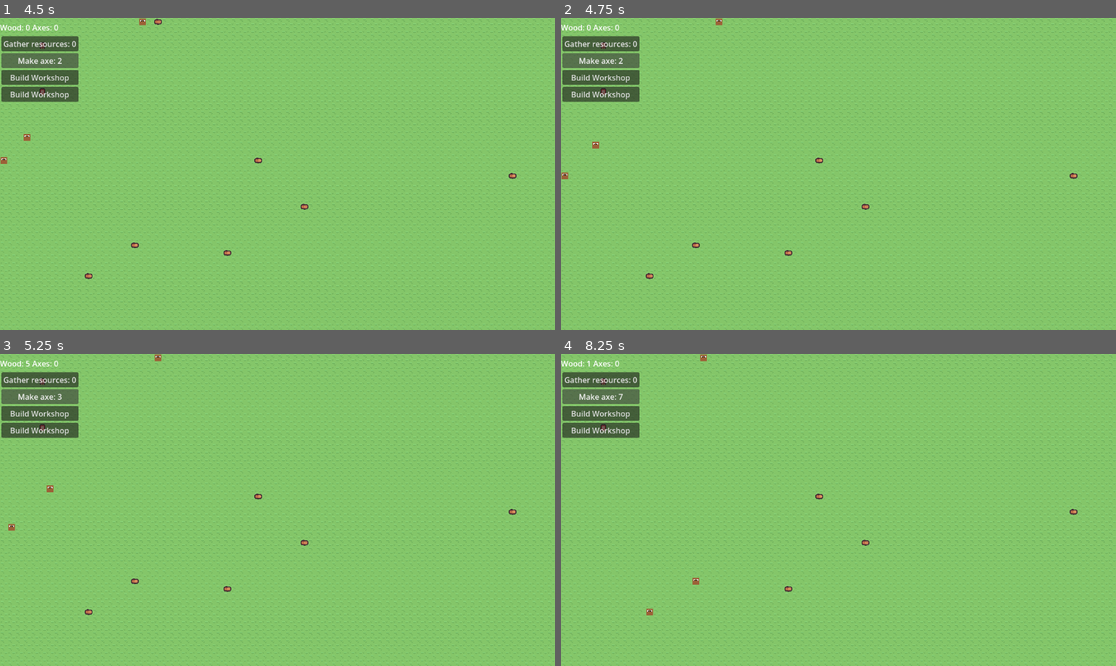
Above: before the commit, frames 1-4 (two rows, left to right).
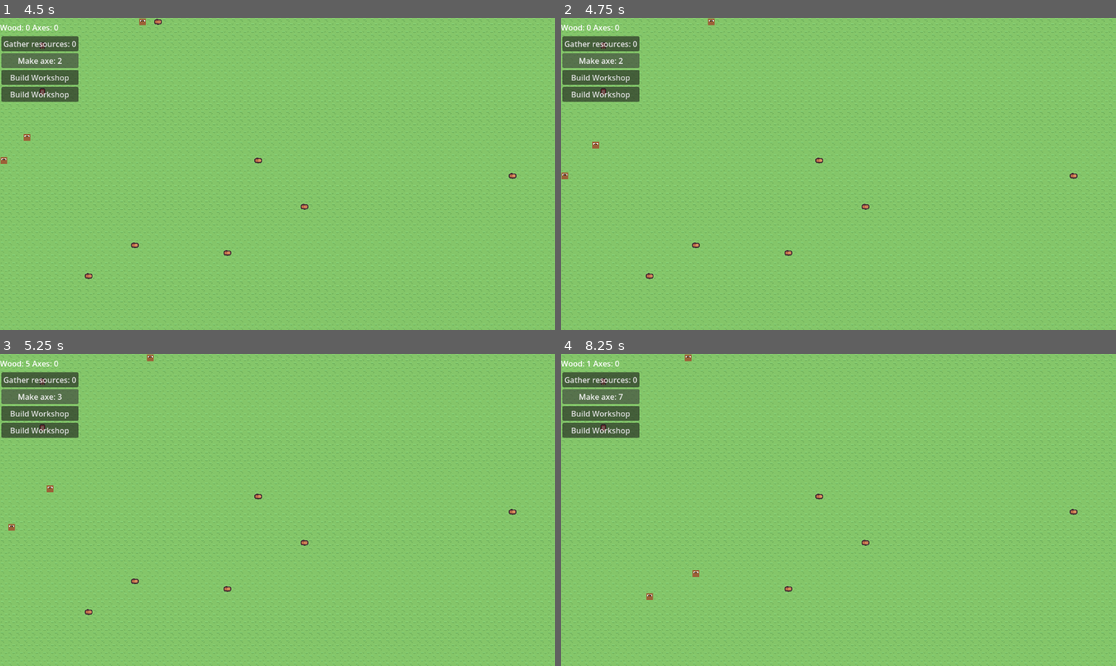
Above: after the commit, the same moments.

Repository: amandodaw/zd-prototype
Game: Godot game, scene res://scenes/world.tscn
The game is run twice, just before and just after one commit, with the same random seed, the same clock (stepped at 60 frames per second) and the same inputs.
Inputs:
- Up to frame 1 (4.5 s): click "Build Workshop" at 0.5 s; click "Build Workshop" at 1.25 s; click "Gather resources: 0" at 2 s; click "Gather resources: 1" at 2.75 s; click "Make sword: 0" at 3.5 s; click "Make axe: 1" at 4.25 s
- Up to frame 2 (4.75 s): no input
- Up to frame 3 (5.25 s): click "Make axe: 2" at 5 s
- Up to frame 4 (8.25 s): click "Make axe: 3" at 5.75 s; click "Make axe: 4" at 6.5 s; click "Make axe: 5" at 7.25 s; click "Make axe: 6" at 8 s

Frame 1 is identical in both runs. In frame 2, less than 0.1% of the frame differs, in the area x 26-30%, y 0-3%; in frame 3, less than 0.1%; in frame 4, 0.2%, in the area x 15-27%, y 0-84%.

Commit message:
Terminado update movimiento para que acciones se hagan de tile adyacente y no se muevan a un sitio bloqueado

Diff:
--- a/scripts/human.gd
+++ b/scripts/human.gd
@@ -163,12 +163,13 @@
 		var wood = find_nearest("wood")
 
 		if wood == INVALID:
+			reset_jobs()
 			return
 
 		target_pos = wood
 		visible_tiles[target_pos] = "reserved"
 
-	if grid_pos == target_pos:
+	if is_adjacent(grid_pos, target_pos):
 
 		city_comp.wood_amount += 5
 		visible_tiles.erase(target_pos)
@@ -187,7 +188,7 @@
 
 func build(delta):
 
-	if grid_pos == target_pos:
+	if is_adjacent(grid_pos, target_pos):
 
 		build_bar.visible = true
 
@@ -226,7 +227,7 @@
 	for offset in workplace_form:
 		var target_cell = build_order + offset
 		var atlas_coords = workplace_origin + offset
-		if offset == Vector2i(1, 1):
+		if offset == Vector2i(2, 2):
 			#poner donde van los humanos a crear cosas. donde "ven el workshop"
 			visible_tiles.set(target_cell, "workplace")
 		elements_map.set_cell(target_cell, 0, atlas_coords)
@@ -254,7 +255,7 @@
 # ------------------------------------------------
 
 func make(delta):
-	if grid_pos == target_pos:
+	if is_adjacent(grid_pos, target_pos):
 		build_bar.visible = true
 		build_bar.value = make_axe_progress*10
 		if make_axe_progress>=make_axe_needed:
@@ -279,7 +280,11 @@
 
 func move_to(dir):
 
-	grid_pos += GridUtils.DIR[dir]
+	var target_cell = grid_pos + GridUtils.DIR[dir]
+	if target_cell in visible_tiles:
+		print("celda ocupada")
+		return
+	grid_pos = target_cell
 	position = grid_pos * GridUtils.TILE_SIZE
 
 
@@ -289,19 +294,37 @@
 		speed_cont += delta
 		return
 
-	if grid_pos == target_pos:
+	if is_adjacent(grid_pos, target_pos):
 		return
 
 	var dx = target_pos.x - grid_pos.x
 	var dy = target_pos.y - grid_pos.y
 
+	var dir_primary
+	var dir_secondary
+
 	if abs(dx) >= abs(dy):
-		move_to(GridUtils.direction.LEFT if dx > 0 else GridUtils.direction.RIGHT)
+		dir_primary = GridUtils.direction.LEFT if dx > 0 else GridUtils.direction.RIGHT
+		dir_secondary = GridUtils.direction.DOWN if dy > 0 else GridUtils.direction.UP
 	else:
-		move_to(GridUtils.direction.DOWN if dy > 0 else GridUtils.direction.UP)
+		dir_primary = GridUtils.direction.DOWN if dy > 0 else GridUtils.direction.UP
+		dir_secondary = GridUtils.direction.LEFT if dx > 0 else GridUtils.direction.RIGHT
+
+	if !try_move(dir_primary):
+		try_move(dir_secondary)
 
 	speed_cont = 0
 
+func try_move(dir) -> bool:
+
+	var next_tile = grid_pos + GridUtils.DIR[dir]
+
+	if next_tile in visible_tiles:
+		return false
+
+	grid_pos = next_tile
+	position = grid_pos * GridUtils.TILE_SIZE
+	return true
 
 # ------------------------------------------------
 # SEARCH
@@ -312,7 +335,7 @@
 	var best := INVALID
 	var best_dist := 999999
 
-	for tile in visible_tiles.keys():
+	for tile in visible_tiles:
 
 		if visible_tiles[tile] != type:
 			continue
@@ -324,6 +347,12 @@
 			best = tile
 
 	return best
+
+
+func is_adjacent(a: Vector2i, b: Vector2i) -> bool:
+	var dx = abs(a.x - b.x)
+	var dy = abs(a.y - b.y)
+	return dx + dy == 1
 
 #---------------------
 	#UTILES
Not shown, changed: brainstorming.md
